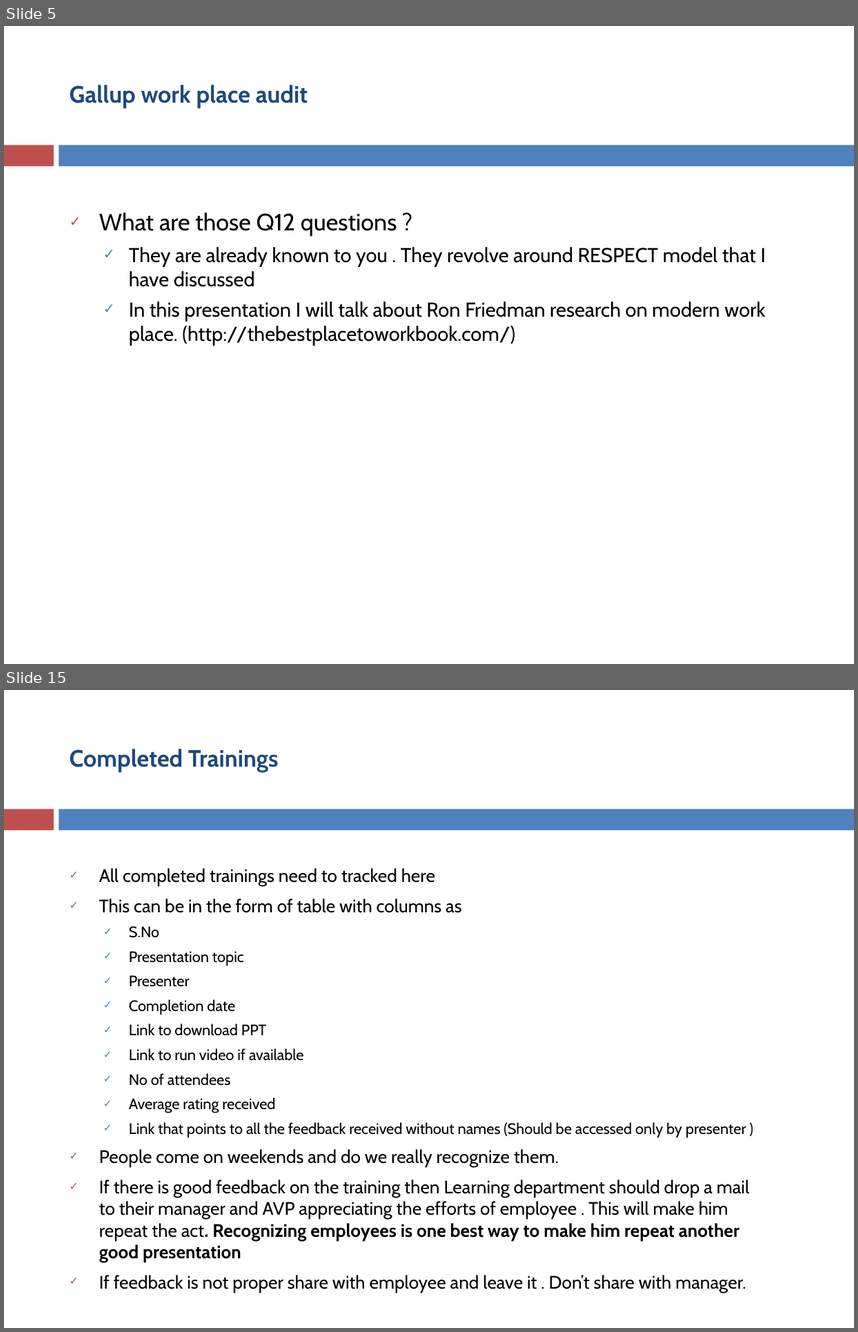
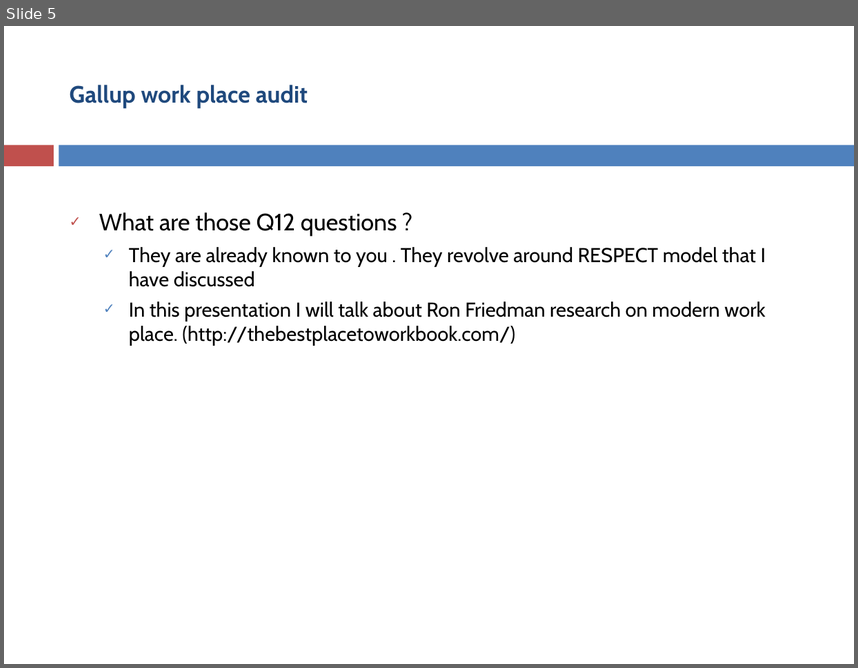
Before and after one commit to asakala/notes, a slide deck: Prokarma/Magnetic Work Environment.pptx. Shown one above the other, each under a label of ours: slides 5 and 15 before the commit, slide 5 after it; the slides between them are not shown. The pictures are 858x1332 and 858x668 pixels, drawn with LibreOffice and Linux fonts; fonts in the diff are those of the drawing. Boxes give left, top, right and bottom in pixels: in the first picture for what was removed or moved away, otherwise in the second. Text is boxed around its words. In the diff, an @@ line names an element or a change of style, - is before the commit and + after.

```diff
--- a/Prokarma/Magnetic Work Environment.pptx
+++ b/Prokarma/Magnetic Work Environment.pptx
@@ slide 15 removed at (x1=4, y1=690, x2=854, y2=1328), background #FFFFFF; not listed: 2 template elements that a slide beside it also shows @@
@@ title removed at (x1=70, y1=749, x2=279, y2=772) @@
-Completed Trainings
@@ text removed at (x1=99, y1=868, x2=749, y2=1292) @@
-✓ All completed trainings need to tracked here
-✓ This can be in the form of table with columns as
-  ✓ S.No
-  ✓ Presentation topic
-  ✓ Presenter
-  ✓ Completion date
-  ✓ Link to download PPT
-  ✓ Link to run video if available
-  ✓ No of attendees
-  ✓ Average rating received
-  ✓ Link that points to all the feedback received without names (Should be accessed only by presenter )
-✓ People come on weekends and do we really recognize them.
-✓ If there is good feedback on the training then Learning department should drop a mail to their manager and AVP appreciating the efforts of employee . This will make him repeat the act. Recognizing employees is one best way to make him repeat another good presentation
-✓ If feedback is not proper share with employee and leave it . Don’t share with manager.
```
Also in this commit, not shown: 3 slides changed, 3 slides added, 15 other slides removed.
